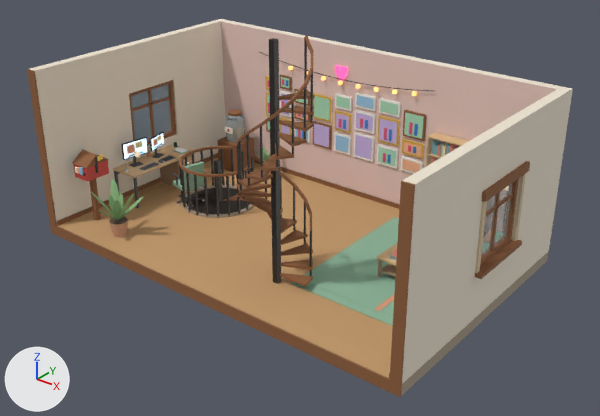
A saved change to the glTF model assets/map-memory.glb.
Both versions are drawn from a 50 mm lens placed at (13.56, -8.75, 7.74), pointed at (4.75, 2.27, 0.91). Every picture has the same lights, and +X, +Y and +Z are marked at lower left. The picture after the commit comes second. Where no turn or scale is listed for an object, it has been applied to the vertices.

Objects in the first picture: 'Bookshelf', 'Desk', 'Floor_Slab', 'Living_Rug', 'Mailbox', 'Memory_Wall', 'Plant_Stairs', 'Savings_Jar', 'Stair_Up', 'Stairwell_Down', 'Walls', 'Windows_Glass' and 5 more.
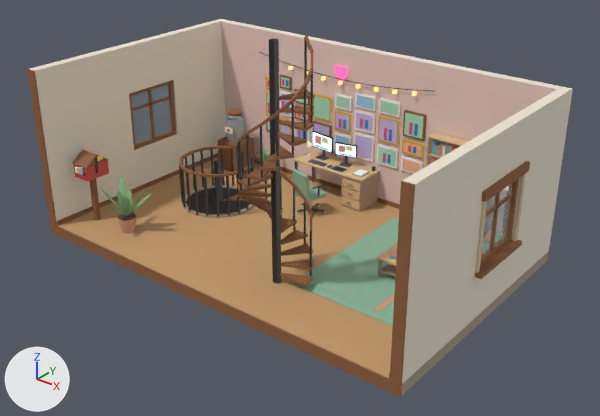
ob_p_desk is not drawn itself; it is the parent of ob_desk.
ob_p_desk_chair is not drawn itself; it is the parent of ob_desk_chair.

The change, as a diff of the scene's bpy script:
```diff
--- a/assets/map-memory.glb.py
+++ b/assets/map-memory.glb.py
@@ ob_p_desk @@
 ob_p_desk.parent = ob_memory_l2
-ob_p_desk.location = (0.0475, 0.75, 0.0015)
+ob_p_desk.location = (2.1, 5.202, 0.0015)
+ob_p_desk.rotation_euler = (0.0, 0.0, -1.571)  # degrees (0, 0, -90)
@@ ob_p_desk_chair @@
 ob_p_desk_chair.parent = ob_memory_l2
-ob_p_desk_chair.location = (0.0475, 0.75, 0.0015)
+ob_p_desk_chair.location = (2.1, 5.202, 0.0015)
+ob_p_desk_chair.rotation_euler = (0.0, 0.0, -1.571)  # degrees (0, 0, -90)
@@ ob_plant_stairs @@
 ob_plant_stairs = bpy.data.objects.new('Plant_Stairs', me_gd_plant_stairs_merged)
-ob_plant_stairs.location = (1.51, 0.54, 0.0)
+ob_plant_stairs.location = (1.51, 0.76, 0.0)
```

What differs and where, as boxes [x1, y1, x2, y2] in the pictures (600 x 416 px):
'Desk', moved, turned
    before: [113, 131, 195, 208]
    after: [294, 130, 380, 212]
'Plant_Stairs', moved
    before: [91, 179, 143, 237]
    after: [100, 175, 151, 233]
'Desk_Chair', moved, turned
    before: [172, 162, 204, 207]
    after: [292, 169, 327, 214]
'Desk_Drawer_2', moved, turned
    before: [183, 156, 195, 166]
    after: [342, 177, 361, 192]
'Desk_Drawer_0', moved, turned (not visible before)
    after: [341, 196, 360, 210]
'Desk_Drawer_1', moved, turned (not visible before)
    after: [342, 187, 360, 201]
